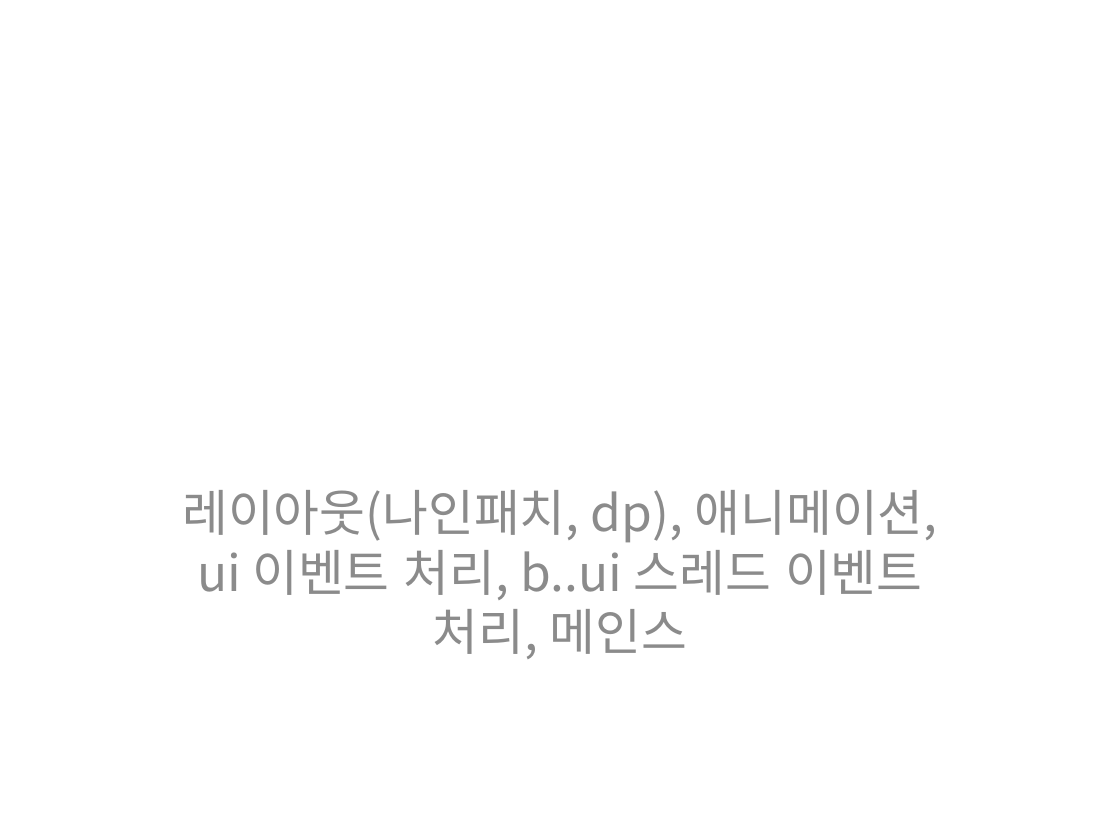
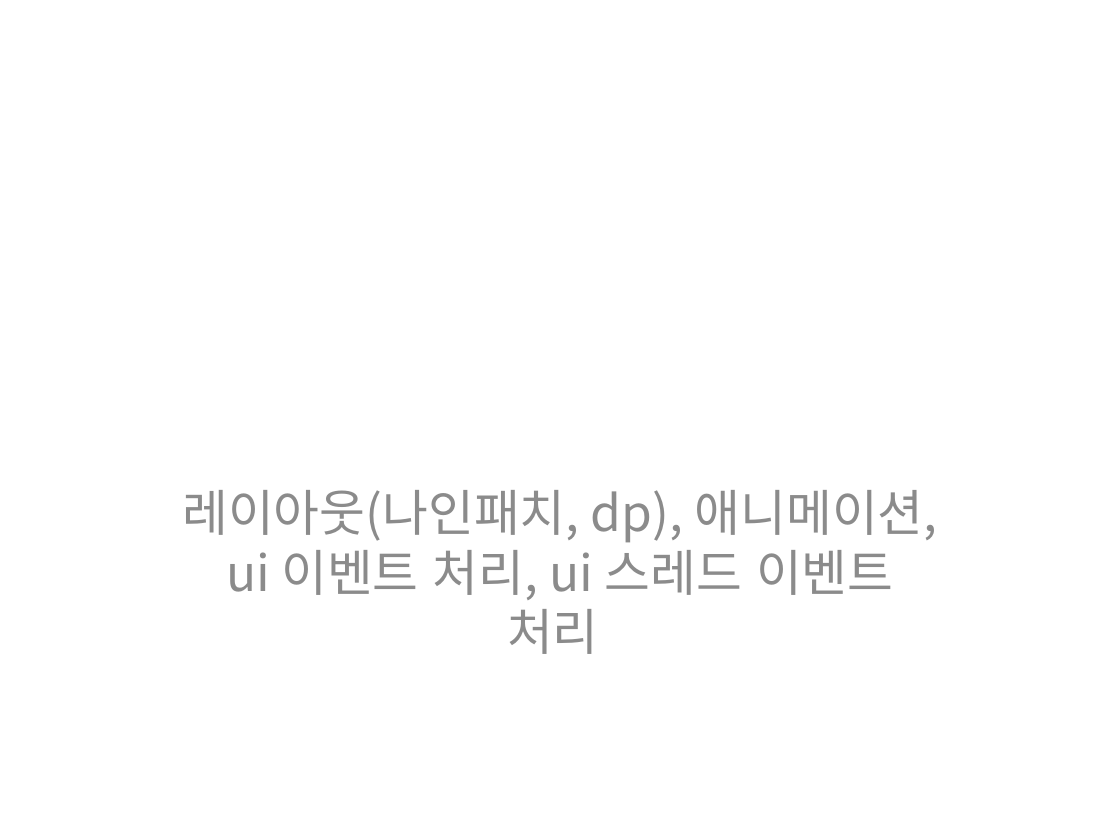
Before and after one commit to sc545/Beacon, a slide deck: slide 2 of 안드로이드 UI.pptx. Drawn at 1120x840 pixels with LibreOffice and Linux fonts; fonts in the diff are those of the drawing. Boxes give left, top, right and bottom in pixels: in the first picture for what was removed or moved away, otherwise in the second. Text is boxed around its words. In the diff, an @@ line names an element or a change of style, - is before the commit and + after.

```diff
--- a/안드로이드 UI.pptx
+++ b/안드로이드 UI.pptx
@@ subtitle at [182, 490, 938, 654]: text changed @@
-레이아웃(나인패치, dp), 애니메이션, ui 이벤트 처리, b..ui 스레드 이벤트 처리, 메인스
+레이아웃(나인패치, dp), 애니메이션, ui 이벤트 처리, ui 스레드 이벤트 처리
```
Also in this commit, not shown: 12 slides added, 3 slides removed, 53 other files.
